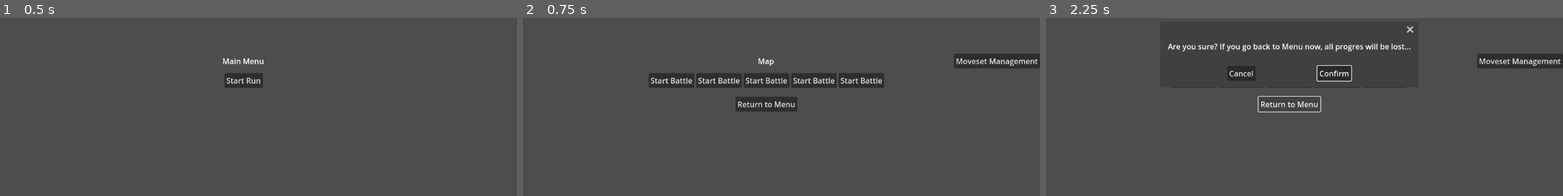
Above: before the commit, frames 1-3 (left to right).
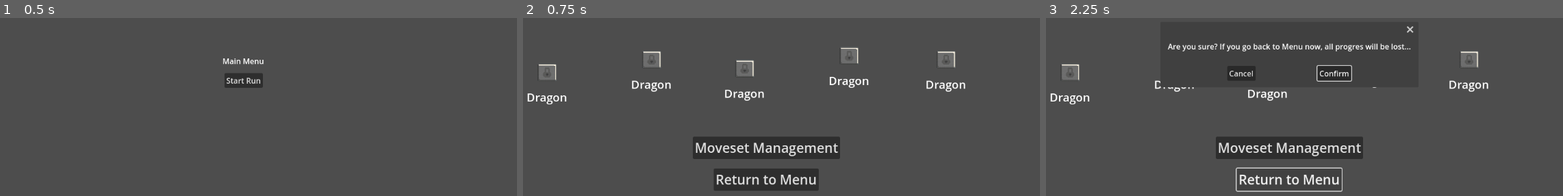
Above: after the commit, the same moments.

Repository: krickovix/turn-based-rpg
Game: Godot game, scene res://main_menu/main_menu.tscn
Two runs of this game, one before a commit and one after it. Both use one fixed random seed, a clock stepped at 60 frames per second and the inputs below.
Inputs (mouse positions are in pixels of both pictures, inside the frame that each line leads up to):
- Up to frame 1 (0.5 s): no input
- Up to frame 2 (0.75 s): click "Start Run" at 0.5 s
- Up to frame 3 (2.25 s): click (1071, 64) at 1.27 s; click "Return to Menu" at 2 s

Frame 1 is identical in both runs. In frame 2, 13% of the frame differs, in the area x 0-100%, y 16-97%; in frame 3, 7.0%.
Error in both runs: Invalid type in function 'parse_run_config' in base 'Node (dict_parser.gd)'. Cannot convert argument 1 from Nil to Dictionary. (res://autoloads/api_client.gd:1…

Commit message:
Add monster icons to map

Diff:
--- a/client/nordeus-turn-rpg/autoloads/run_state.gd
+++ b/client/nordeus-turn-rpg/autoloads/run_state.gd
@@ -9,7 +9,7 @@
 
 
 func start_new_run() -> void:
-	max_encounter_index = 0
+	max_encounter_index = 1
 	current_encounter_index = 0
 	run_active = true
 
@@ -25,8 +25,6 @@
 		if move_id in hero.move_ids:
 			continue
 		available.append(move_id)
-
-	print(available)
 
 	if available.is_empty():
 		return null
--- /dev/null
+++ b/client/nordeus-turn-rpg/battle/start_battle_button.gd
@@ -0,0 +1,38 @@
+class_name StartBattleButton
+extends CenterContainer
+
+signal start_button_pressed
+
+const MONSTER_TEXTURES: Array[String] = [
+	"res://assets/sprites/monsters/goblin_warrior.tres",
+	"res://assets/sprites/monsters/goblin_mage.tres",
+	"res://assets/sprites/monsters/giant_spider.tres",
+	"res://assets/sprites/monsters/witch.tres",
+	"res://assets/sprites/monsters/dragon.tres"
+
+]
+
+@onready var button: Button = $VBoxContainer/Button
+@onready var name_label: Label = $VBoxContainer/NameLabel
+@onready var locked_icon: TextureRect = $LockedIcon
+
+var monster: Fighter
+
+
+func bind_fighter(index: int):
+	monster = RunState.monsters[index]
+	button.icon = load(MONSTER_TEXTURES[index])
+	print(button.icon)
+	name_label.text = monster.name
+
+func unlock():
+	locked_icon.visible = false
+	button.disabled = false
+
+func lock():
+	locked_icon.visible = true
+	button.disabled = true
+
+func _on_button_pressed() -> void:
+	print("HERE")
+	start_button_pressed.emit()
--- /dev/null
+++ b/client/nordeus-turn-rpg/battle/start_battle_button.tscn
@@ -0,0 +1,46 @@
+[gd_scene load_steps=4 format=3 uid="uid://ci33kpcqdparm"]
+
+[ext_resource type="Script" uid="uid://dg7kh2ng0jgry" path="res://battle/start_battle_button.gd" id="1_3gwww"]
+[ext_resource type="Texture2D" uid="uid://d4fm5d7eufiqh" path="res://assets/sprites/monsters/giant_spider.tres" id="2_3gwww"]
+[ext_resource type="Texture2D" uid="uid://5uacnqht683s" path="res://assets/sprites/locked.png" id="3_wjubu"]
+
+[node name="StartBattleButton" type="CenterContainer"]
+anchors_preset = 8
+anchor_left = 0.5
+anchor_top = 0.5
+anchor_right = 0.5
+anchor_bottom = 0.5
+offset_left = -50.0
+offset_top = -50.0
+offset_right = 50.0
+offset_bottom = 50.0
+grow_horizontal = 2
+grow_vertical = 2
+script = ExtResource("1_3gwww")
+
+[node name="VBoxContainer" type="VBoxContainer" parent="."]
+layout_mode = 2
+
+[node name="Button" type="Button" parent="VBoxContainer"]
+custom_minimum_size = Vector2(100, 100)
+layout_mode = 2
+icon = ExtResource("2_3gwww")
+flat = true
+icon_alignment = 1
+expand_icon = true
+
+[node name="NameLabel" type="Label" parent="VBoxContainer"]
+layout_mode = 2
+theme_override_font_sizes/font_size = 24
+text = "Dragon"
+horizontal_alignment = 1
+
+[node name="LockedIcon" type="TextureRect" parent="."]
+custom_minimum_size = Vector2(40, 40)
+layout_mode = 2
+size_flags_vertical = 3
+texture = ExtResource("3_wjubu")
+expand_mode = 5
+stretch_mode = 5
+
+[connection signal="pressed" from="VBoxContainer/Button" to="." method="_on_button_pressed"]
--- a/client/nordeus-turn-rpg/map/map.gd
+++ b/client/nordeus-turn-rpg/map/map.gd
@@ -2,18 +2,17 @@
 
 const BATTLE_PATH = "res://battle/battle.tscn"
 const MENU_PATH = "res://main_menu/main_menu.tscn"
-const MOVESET_MANAGER_PATH = "res://battle/moveset_manager.tscn"
+const MOVESET_MANAGER_PATH = "res://moveset_manager/moveset_manager.tscn"
 
-@onready var start_battle_buttons : Array[Button] = [
-	$StartButtons/Button0,
-	$StartButtons/Button1,
-	$StartButtons/Button2,
-	$StartButtons/Button3,
-	$StartButtons/Button4
+@onready var run_complete_label: Label = $MarginContainer/HeaderContainer/RunCompleteLabel
+@onready var confirm_back_dialog: ConfirmationDialog = $MarginContainer/ConfirmBackDialog
+@onready var start_battle_buttons: Array[StartBattleButton] = [
+	$MarginContainer/StartButtonsContainer/StartBattleButton,
+	$MarginContainer/StartButtonsContainer/StartBattleButton2,
+	$MarginContainer/StartButtonsContainer/StartBattleButton3,
+	$MarginContainer/StartButtonsContainer/StartBattleButton4,
+	$MarginContainer/StartButtonsContainer/StartBattleButton5
 ]
-
-@onready var run_complete_label: Label = $RunCompleteLabel
-@onready var confirm_back_dialog: ConfirmationDialog = $ConfirmBackDialog
 
 
 func _ready() -> void:
@@ -21,21 +20,18 @@
 	run_complete_label.visible = run_done
 
 	for i in range(RunState.monsters.size()):
-		var button: Button = start_battle_buttons[i]
-		var monster_name = RunState.monsters[i].name
+		var start_battle_button: StartBattleButton = start_battle_buttons[i]
+		start_battle_button.bind_fighter(i)
 
-		button.pressed.connect(_on_encounter_pressed.bind(i))
+		start_battle_button.start_button_pressed.connect(_on_encounter_pressed.bind(i))
 		if i < RunState.max_encounter_index:
-			button.text = "✓ %s" % monster_name
-			button.disabled = false
-		elif i == RunState.max_encounter_index:
-			button.text = "▶ %s" % monster_name
+			start_battle_button.unlock()
 		else:
-			button.text = "🔒 %s" % monster_name
-			button.disabled = true
+			start_battle_button.lock()
 
 
 func _on_encounter_pressed(index: int) -> void:
+	print(index)
 	RunState.current_encounter_index = index
 	get_tree().change_scene_to_file(BATTLE_PATH)
 
--- a/client/nordeus-turn-rpg/map/map.tscn
+++ b/client/nordeus-turn-rpg/map/map.tscn
@@ -1,6 +1,7 @@
-[gd_scene load_steps=2 format=3 uid="uid://byw6f5i3xcvfj"]
+[gd_scene load_steps=3 format=3 uid="uid://byw6f5i3xcvfj"]
 
 [ext_resource type="Script" uid="uid://dj4nxc6fs8ypy" path="res://map/map.gd" id="1_hgrid"]
+[ext_resource type="PackedScene" uid="uid://ci33kpcqdparm" path="res://battle/start_battle_button.tscn" id="2_a0dt8"]
 
 [node name="Map" type="Control"]
 layout_mode = 3
@@ -11,89 +12,81 @@
 grow_vertical = 2
 script = ExtResource("1_hgrid")
 
-[node name="Label" type="Label" parent="."]
+[node name="MarginContainer" type="MarginContainer" parent="."]
 layout_mode = 1
-anchors_preset = 8
-anchor_left = 0.5
-anchor_top = 0.5
-anchor_right = 0.5
-anchor_bottom = 0.5
-offset_left = -44.0
-offset_top = -11.5
-offset_right = 44.0
-offset_bottom = 11.5
+anchors_preset = 15
+anchor_right = 1.0
+anchor_bottom = 1.0
 grow_horizontal = 2
 grow_vertical = 2
-text = "Map"
+theme_override_constants/margin_left = 50
+theme_override_constants/margin_top = 50
+theme_override_constants/margin_right = 50
+theme_override_constants/margin_bottom = 50
+
+[node name="HeaderContainer" type="VBoxContainer" parent="MarginContainer"]
+layout_mode = 2
+theme_override_constants/separation = 50
+
+[node name="RunCompleteLabel" type="Label" parent="MarginContainer/HeaderContainer"]
+layout_mode = 2
+theme_override_font_sizes/font_size = 32
+text = "Run complete!"
 horizontal_alignment = 1
-vertical_alignment = 1
 
-[node name="StartButtons" type="HBoxContainer" parent="."]
+[node name="StartButtonsContainer" type="Control" parent="MarginContainer"]
+layout_mode = 2
+
+[node name="StartBattleButton" parent="MarginContainer/StartButtonsContainer" instance=ExtResource("2_a0dt8")]
+layout_mode = 0
+anchors_preset = 0
+anchor_left = 0.0
+anchor_top = 0.0
+anchor_right = 0.0
+anchor_bottom = 0.0
+offset_left = 14.0
+offset_top = 230.0
+offset_right = 114.0
+offset_bottom = 330.0
+grow_horizontal = 1
+grow_vertical = 1
+
+[node name="StartBattleButton2" parent="MarginContainer/StartButtonsContainer" instance=ExtResource("2_a0dt8")]
 layout_mode = 1
-anchors_preset = 8
-anchor_left = 0.5
-anchor_top = 0.5
-anchor_right = 0.5
-anchor_bottom = 0.5
-offset_left = -248.0
-offset_top = 26.0
-offset_right = 248.0
-offset_bottom = 57.0
-grow_horizontal = 2
-grow_vertical = 2
-alignment = 1
+offset_left = -242.0
+offset_top = -2.0
+offset_right = -242.0
+offset_bottom = -2.0
 
-[node name="Button0" type="Button" parent="StartButtons"]
-layout_mode = 2
-text = "Start Battle"
+[node name="StartBattleButton3" parent="MarginContainer/StartButtonsContainer" instance=ExtResource("2_a0dt8")]
+layout_mode = 0
+anchors_preset = 0
+anchor_left = 0.0
+anchor_top = 0.0
+anchor_right = 0.0
+anchor_bottom = 0.0
+offset_left = 430.0
+offset_top = 222.0
+offset_right = 530.0
+offset_bottom = 322.0
+grow_horizontal = 1
+grow_vertical = 1
 
-[node name="Button1" type="Button" parent="StartButtons"]
-layout_mode = 2
-text = "Start Battle"
+[node name="StartBattleButton4" parent="MarginContainer/StartButtonsContainer" instance=ExtResource("2_a0dt8")]
+layout_mode = 1
+offset_left = 124.0
+offset_top = -60.0
+offset_right = 224.0
+offset_bottom = 40.0
 
-[node name="Button2" type="Button" parent="StartButtons"]
-layout_mode = 2
-text = "Start Battle"
+[node name="StartBattleButton5" parent="MarginContainer/StartButtonsContainer" instance=ExtResource("2_a0dt8")]
+layout_mode = 1
+offset_left = 328.0
+offset_top = -52.0
+offset_right = 428.0
+offset_bottom = 48.0
 
-[node name="Button3" type="Button" parent="StartButtons"]
-layout_mode = 2
-text = "Start Battle"
-
-[node name="Button4" type="Button" parent="StartButtons"]
-layout_mode = 2
-text = "Start Battle"
-
-[node name="BackButton" type="Button" parent="."]
-layout_mode = 1
-anchors_preset = 8
-anchor_left = 0.5
-anchor_top = 0.5
-anchor_right = 0.5
-anchor_bottom = 0.5
-offset_left = -65.0
-offset_top = 76.0
-offset_right = 65.0
-offset_bottom = 107.0
-grow_horizontal = 2
-grow_vertical = 2
-text = "Return to Menu"
-
-[node name="RunCompleteLabel" type="Label" parent="."]
-layout_mode = 1
-anchors_preset = 8
-anchor_left = 0.5
-anchor_top = 0.5
-anchor_right = 0.5
-anchor_bottom = 0.5
-offset_left = -56.0
-offset_top = -64.0
-offset_right = 56.0
-offset_bottom = -41.0
-grow_horizontal = 2
-grow_vertical = 2
-text = "Run complete!"
-
-[node name="ConfirmBackDialog" type="ConfirmationDialog" parent="."]
+[node name="ConfirmBackDialog" type="ConfirmationDialog" parent="MarginContainer"]
 oversampling_override = 1.0
 title = ""
 initial_position = 3
@@ -103,25 +96,25 @@
 dialog_text = "Are you sure? If you go back to Menu now, all progres will be lost..."
 dialog_autowrap = true
 
-[node name="MoveManagementButton" type="Button" parent="."]
-layout_mode = 1
-anchors_preset = 6
-anchor_left = 1.0
-anchor_top = 0.5
-anchor_right = 1.0
-anchor_bottom = 0.5
-offset_left = -181.0
-offset_top = -15.5
-offset_bottom = 15.5
-grow_horizontal = 0
-grow_vertical = 2
+[node name="ButtonsContainer" type="VBoxContainer" parent="MarginContainer"]
+layout_mode = 2
+size_flags_vertical = 8
+theme_override_constants/separation = 20
+
+[node name="MoveManagementButton" type="Button" parent="MarginContainer/ButtonsContainer"]
+layout_mode = 2
+size_flags_horizontal = 4
+size_flags_vertical = 4
+theme_override_font_sizes/font_size = 28
 text = "Moveset Management"
 
-[connection signal="pressed" from="StartButtons/Button0" to="." method="_on_button_pressed"]
-[connection signal="pressed" from="StartButtons/Button1" to="." method="_on_button_pressed"]
-[connection signal="pressed" from="StartButtons/Button2" to="." method="_on_button_pressed"]
-[connection signal="pressed" from="StartButtons/Button3" to="." method="_on_button_pressed"]
-[connection signal="pressed" from="StartButtons/Button4" to="." method="_on_button_pressed"]
-[connection signal="pressed" from="BackButton" to="." method="_on_back_button_pressed"]
-[connection signal="confirmed" from="ConfirmBackDialog" to="." method="_on_confirmation_dialog_confirmed"]
-[connection signal="pressed" from="MoveManagementButton" to="." method="_on_move_management_button_pressed"]
+[node name="BackButton" type="Button" parent="MarginContainer/ButtonsContainer"]
+layout_mode = 2
+size_flags_horizontal = 4
+size_flags_vertical = 8
+theme_override_font_sizes/font_size = 28
+text = "Return to Menu"
+
+[connection signal="confirmed" from="MarginContainer/ConfirmBackDialog" to="." method="_on_confirmation_dialog_confirmed"]
+[connection signal="pressed" from="MarginContainer/ButtonsContainer/MoveManagementButton" to="." method="_on_move_management_button_pressed"]
+[connection signal="pressed" from="MarginContainer/ButtonsContainer/BackButton" to="." method="_on_back_button_pressed"]
Binary file added: client/nordeus-turn-rpg/assets/sprites/locked.png
Not shown, added: client/nordeus-turn-rpg/battle/start_battle_button.gd.uid
